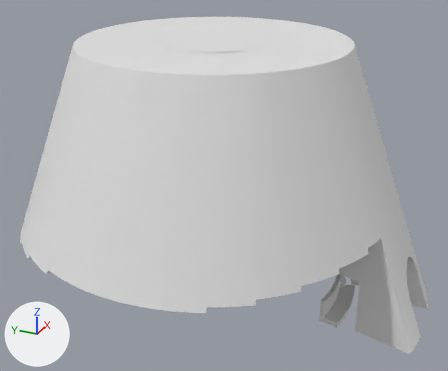
The glTF model assets/kit/walls/cone_cap100_3.glb: old version first, new version second.
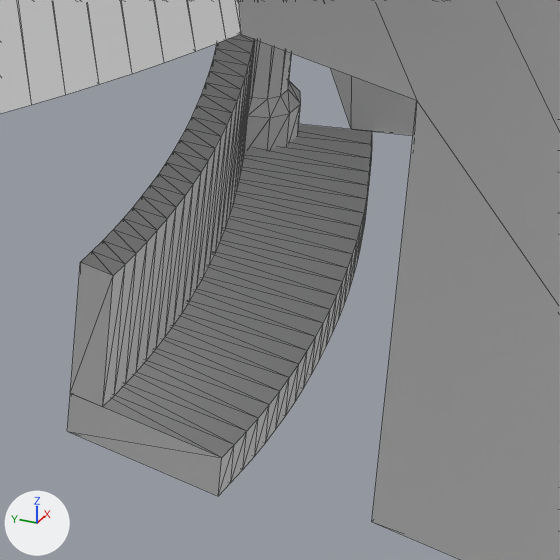
Each version appears first whole from a 50 mm lens placed at (-25.06, -11.75, 17.55), pointed at (0.06, -0.45, 4.99), and next in a close-up on the part from 70% to 84% of the width and 73% to 90% of the height. Every picture has the same lights, and +X, +Y and +Z are marked at lower left. The older version's two pictures come first. The close-ups show mesh edges as thin lines. Objects named as collision shapes, trigger or cutter boxes, shadow casters or lower levels of detail are left out. Where no turn or scale is listed for an object, it has been applied to the vertices. Vertices at exactly the same position are counted once.

Names of what the first close-up shows: 'cone_cap100_3__columns', 'cone_cap100_3__landing-col', 'cone_cap100_3__ledge-col', 'cone_cap100_3__parapet', 'cone_cap100_3__wall-col'.
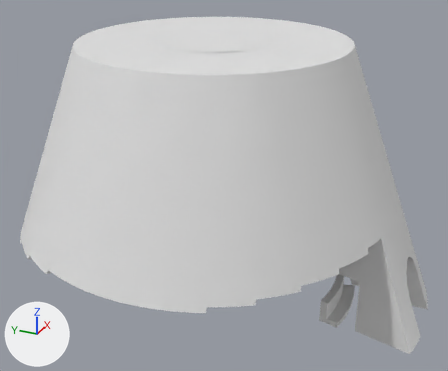
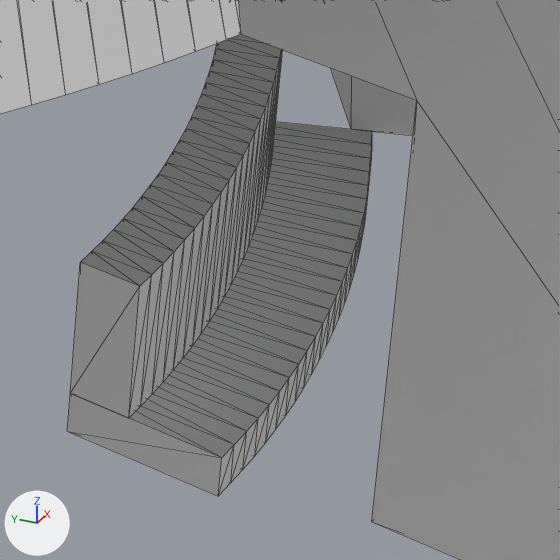
Pixel boxes [x1, y1, x2, y2] of what changed, in the close-ups (560 x 560 px):
'cone_cap100_3__parapet', reshaped (15% wider): before [70, 34, 255, 407]; after [70, 34, 283, 418]
'cone_cap100_3__columns', reshaped (not visible afterwards): before [245, 40, 301, 150]

Edits to the bpy script that builds the scene:
```text
Change me_cone_cap100_3__columns_001:
    used by ob_cone_cap100_3__columns; location = (0.0, 0.0, 0.0)
    remove me_cone_cap100_3__columns_001.from_pydata(...)  # 72 vertices, 140 faces; spans x 1.18..1.76, y -6.57..-5.99, z -0.05..2.65
    add me_cone_cap100_3__columns_001.from_pydata(...)  # 72 vertices, 140 faces; spans x 1.28..1.62, y -6.38..-6.04, z 0.83..2.65
    me_cone_cap100_3__columns_001 part 1: 72 of 72 vertices moved; they spanned x 1.18..1.76, y -6.57..-5.99, z -0.05..2.65 and now span x 1.28..1.62, y -6.38..-6.04, z 0.83..2.65; mean shift (-0.02, 0.07, 0.41)
Change me_cone_cap100_3__parapet_001:
    used by ob_cone_cap100_3__parapet; location = (0.0, 0.0, 0.0)
    remove me_cone_cap100_3__parapet_001.from_pydata(...)  # 100 vertices, 196 faces; spans x -1.52..1.52, y -6.4..-6.02, z 0.0..0.85
    add me_cone_cap100_3__parapet_001.from_pydata(...)  # 100 vertices, 196 faces; spans x -1.56..1.56, y -6.56..-6.02, z 0.0..0.85
    me_cone_cap100_3__parapet_001 part 2: all 50 vertices in x -1.52..1.52, y -6.4..-6.22, z 0.0..0.85 are scaled about their middle by (1.03, 1.02, 1), then moved by (0.0, -0.16, 0.0)
```
